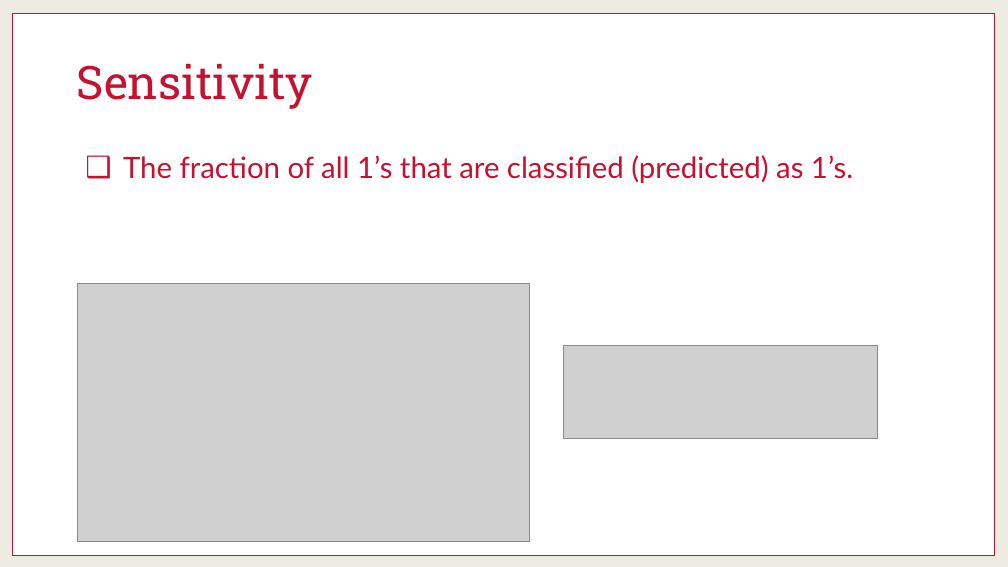
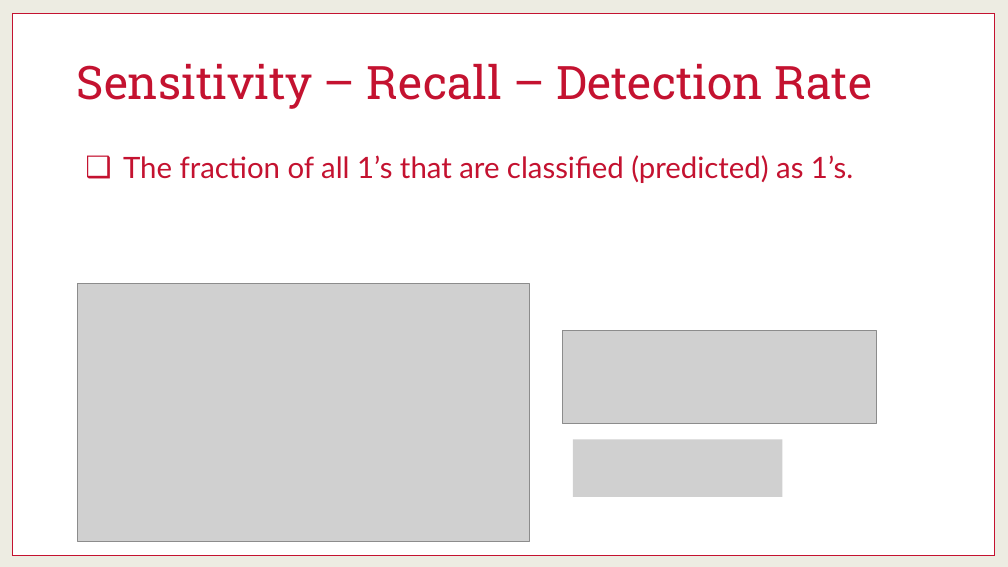
Before and after one commit to martinwg/ISA591, a slide deck: slide 18 of PPT/Module 4 - Model Performance for Classification.pptx (slide 14 before the commit). Drawn at 1008x567 pixels with LibreOffice and Linux fonts; fonts in the diff are those of the drawing; grey boxes stand for pictures. Boxes give left, top, right and bottom in pixels: in the first picture for what was removed or moved away, otherwise in the second. Text is boxed around its words. In the diff, an @@ line names an element or a change of style, - is before the commit and + after.

```diff
--- a/PPT/Module 4 - Model Performance for Classification.pptx
+++ b/PPT/Module 4 - Model Performance for Classification.pptx
@@ title at [77,63,872,109]: text changed @@
-Sensitivity
+Sensitivity – Recall – Detection Rate
@@ picture: place and size @@
-picture at [563,346,878,439]
+picture at [563,331,877,424]
@@ picture added at [573,439,783,497] @@
```
Also in this commit, not shown: 8 other slides changed, 7 slides added, 1 slide removed.
